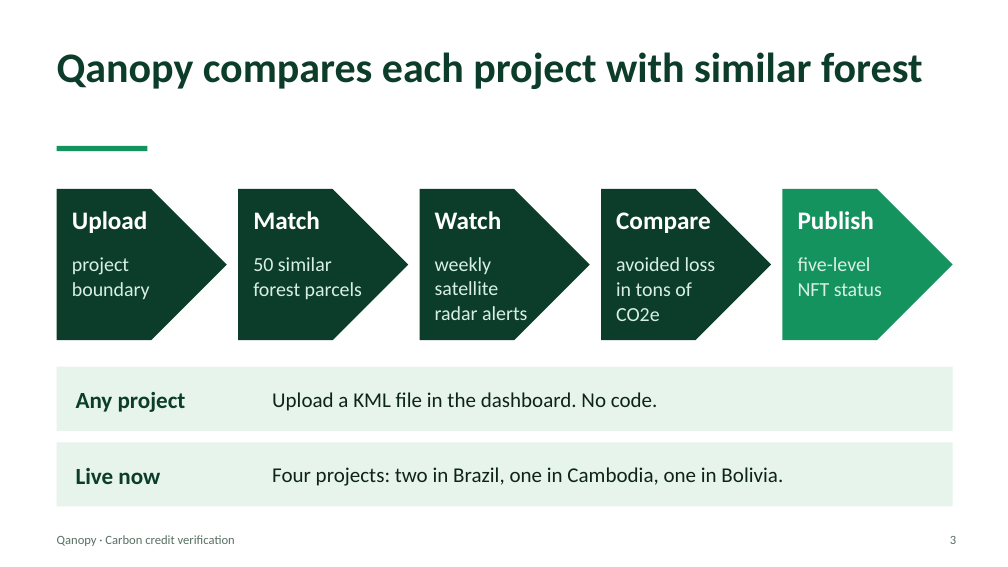
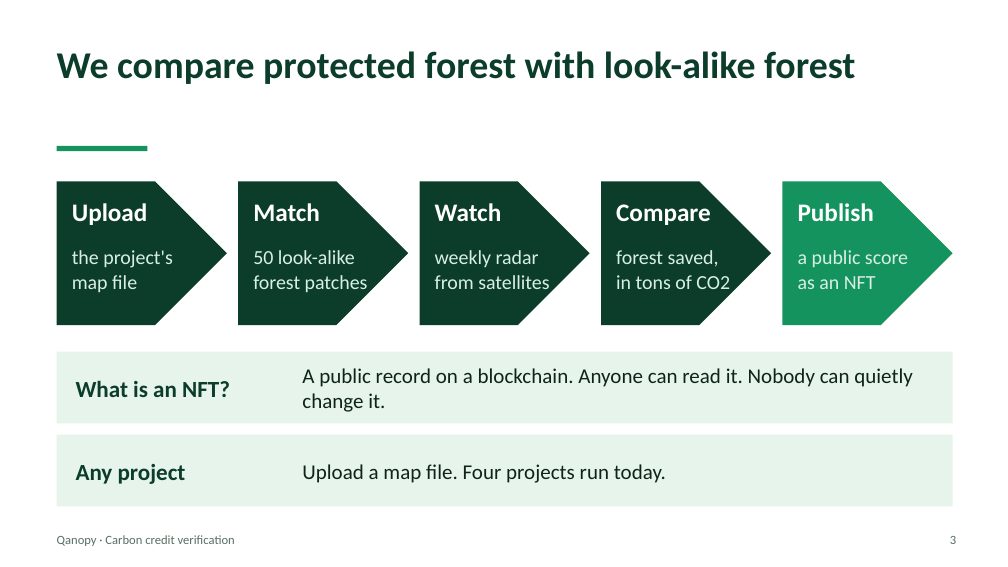
Before and after one commit to Quantum-hackathon-Qanopy/Parcel_finder, a slide deck: slide 3 of docs/Qanopy_pitch.pptx. Drawn at 1008x567 pixels with LibreOffice and Linux fonts; fonts in the diff are those of the drawing. Boxes give left, top, right and bottom in pixels: in the first picture for what was removed or moved away, otherwise in the second. Text is boxed around its words. In the diff, an @@ line names an element or a change of style, - is before the commit and + after.

```diff
--- a/docs/Qanopy_pitch.pptx
+++ b/docs/Qanopy_pitch.pptx
@@ text at (57, 51, 855, 84): text changed; size 40 to 36 pt @@
-Qanopy compares each project with similar forest
+We compare protected forest with look-alike forest
@@ pentagon arrow: place and size @@
-pentagon arrow at (57, 189, 227, 340)
+pentagon arrow at (57, 181, 227, 325)
@@ pentagon arrow: place and size @@
-pentagon arrow at (238, 189, 408, 340)
+pentagon arrow at (238, 181, 408, 325)
@@ pentagon arrow: place and size @@
-pentagon arrow at (420, 189, 590, 340)
+pentagon arrow at (420, 181, 590, 325)
@@ pentagon arrow: place and size @@
-pentagon arrow at (601, 189, 771, 340)
+pentagon arrow at (601, 181, 771, 325)
@@ pentagon arrow: place and size @@
-pentagon arrow at (783, 189, 953, 340)
+pentagon arrow at (783, 181, 953, 325)
@@ 5 texts: place and size @@
-5 texts at (72, 211, 874, 233)
+5 texts at (72, 203, 874, 225)
@@ text at (72, 250, 172, 293): text changed @@
-project
-boundary
+the project's
+map file
@@ text at (253, 250, 368, 293): text changed @@
-50 similar
-forest parcels
+50 look-alike
+forest patches
@@ text at (435, 250, 549, 289): text changed @@
-weekly satellite
-radar alerts
+weekly radar
+from satellites
@@ text at (616, 250, 730, 289): text changed @@
-avoided loss
-in tons of CO2e
+forest saved,
+in tons of CO2
@@ text at (798, 250, 908, 289): text changed @@
-five-level
-NFT status
+a public score
+as an NFT
@@ rectangle: place and size @@
-rectangle at (57, 367, 953, 431)
+rectangle at (57, 352, 953, 423)
@@ text added at (76, 380, 230, 397), 22 pt, text #0C3D2B, bold @@
+What is an NFT?
@@ text at (302, 368, 913, 412): text changed @@
-Upload a KML file in the dashboard. No code.
+A public record on a blockchain. Anyone can read it. Nobody can quietly change it.
@@ rectangle: place and size @@
-rectangle at (57, 442, 953, 507)
+rectangle at (57, 435, 953, 507)
@@ text "Any project": place and size @@
-text "Any project" at (76, 392, 186, 412)
+text "Any project" at (76, 464, 186, 484)
@@ text removed at (76, 468, 160, 484) @@
-Live now
@@ text at (302, 464, 666, 483): text changed @@
-Four projects: two in Brazil, one in Cambodia, one in Bolivia.
+Upload a map file. Four projects run today.
```
Also in this commit, not shown: 4 other slides changed, 2 slides added, 2 slides removed.
